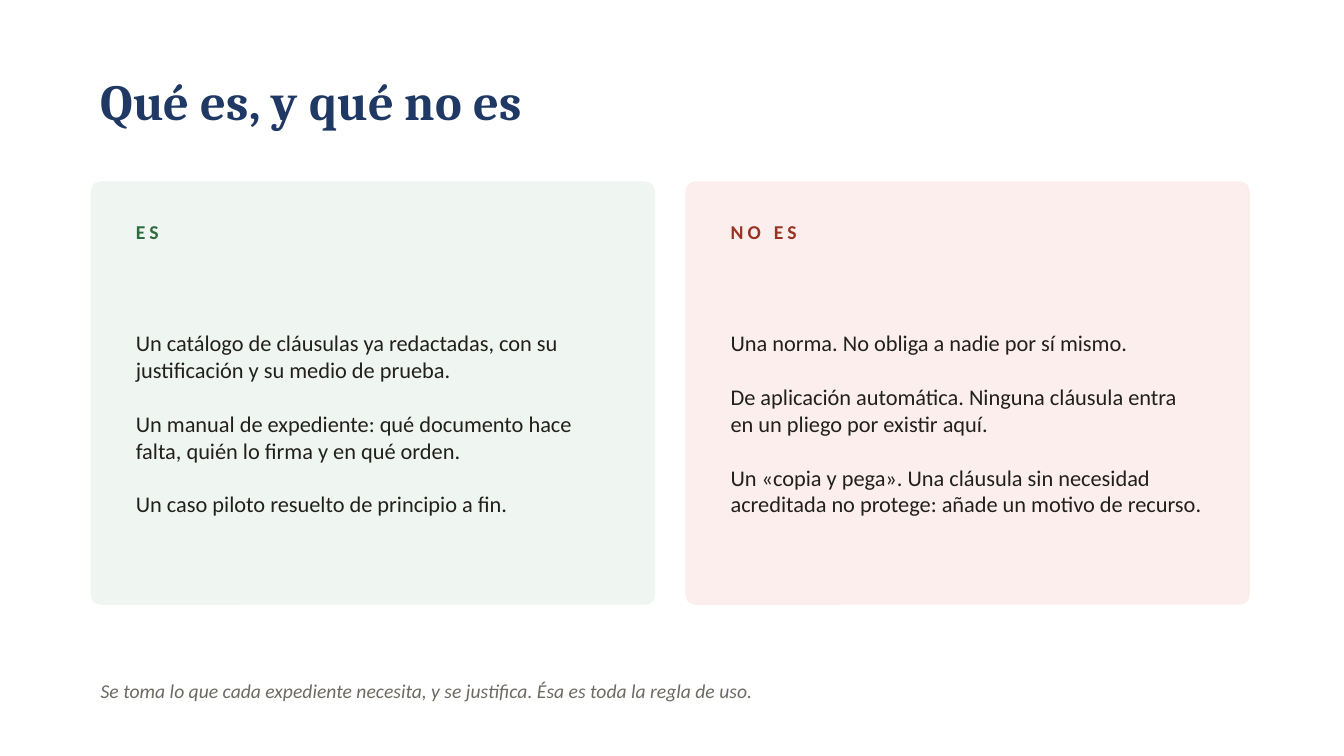
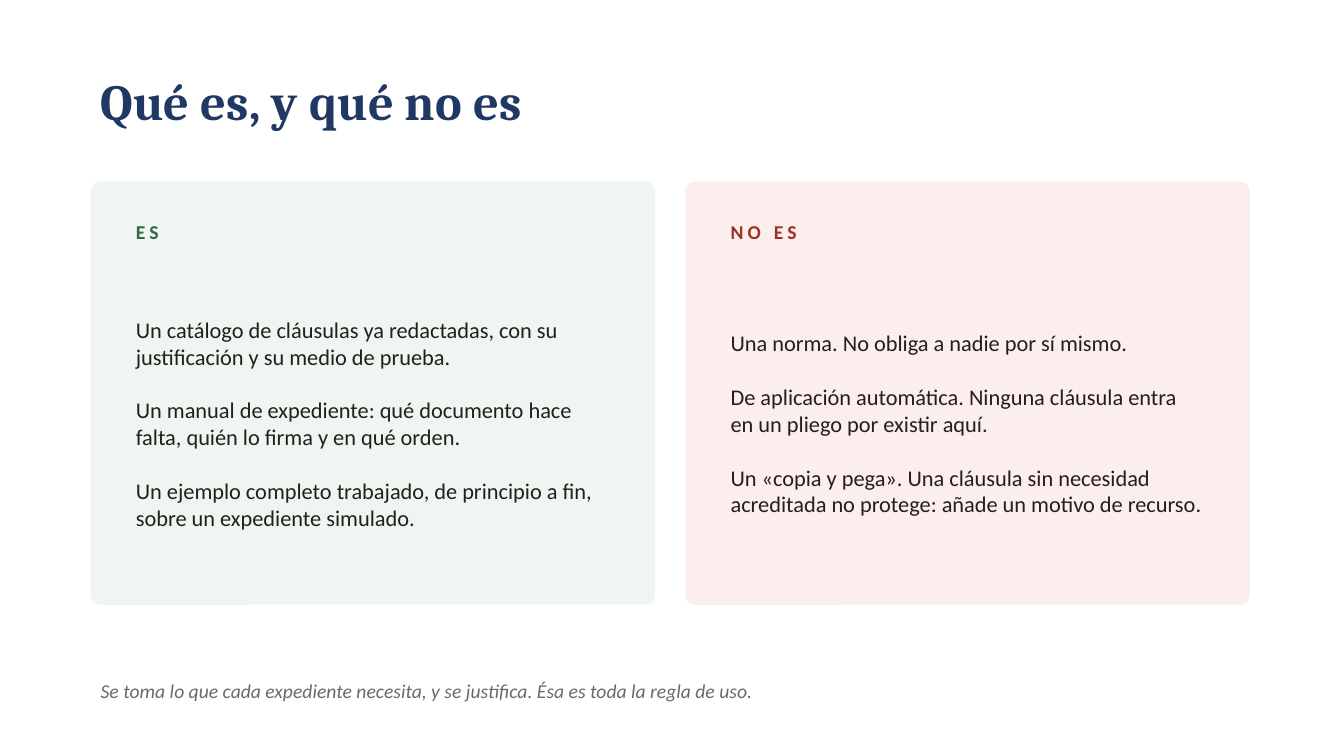
Before and after one commit to migueldadd4u/ai-clauses, a slide deck: slide 10 of docs/descargas/presentacion-ai-clauses.pptx. Drawn at 1344x756 pixels with LibreOffice and Linux fonts; fonts in the diff are those of the drawing. Boxes give left, top, right and bottom in pixels: in the first picture for what was removed or moved away, otherwise in the second. Text is boxed around its words. In the diff, an @@ line names an element or a change of style, - is before the commit and + after.

```diff
--- a/docs/descargas/presentacion-ai-clauses.pptx
+++ b/docs/descargas/presentacion-ai-clauses.pptx
@@ text at [136,322,592,530]: text changed @@
-Un catálogo de cláusulas ya redactadas, con su justificación y su medio de prueba.
-Un manual de expediente: qué documento hace falta, quién lo firma y en qué orden.
-Un caso piloto resuelto de principio a fin.
+Un catálogo de cláusulas ya redactadas, con su justificación y su medio de prueba.
+Un manual de expediente: qué documento hace falta, quién lo firma y en qué orden.
+Un ejemplo completo trabajado, de principio a fin, sobre un expediente simulado.
```
Also in this commit, not shown: 3 other slides changed, 2 other files.
